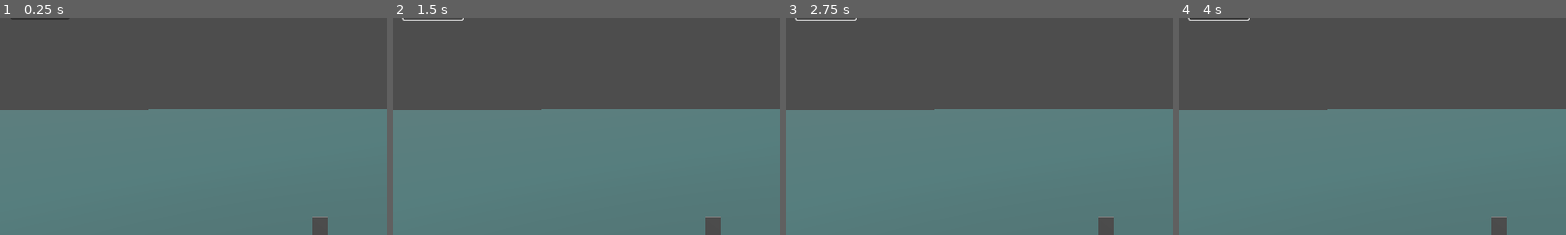
Above: before the commit, frames 1-4 (left to right).
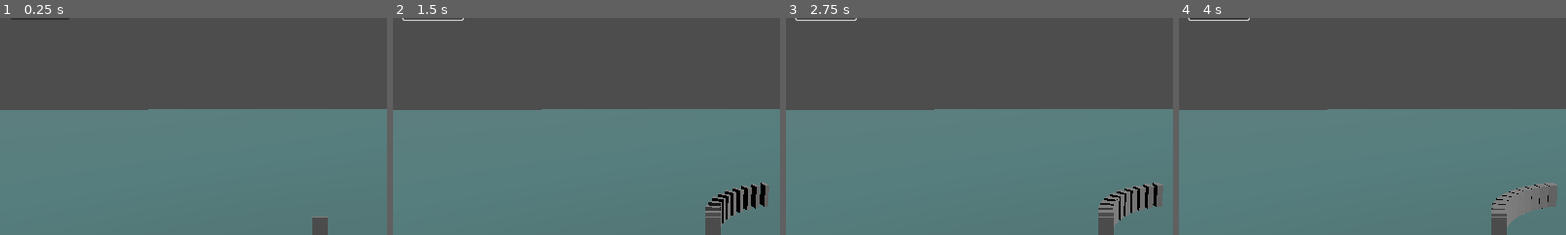
Above: after the commit, the same moments.

Repository: dknife/2025_2_GameEngine
Game: Godot game, scene res://physics_demo.tscn
The game is run twice, just before and just after one commit, with the same random seed, the same clock (stepped at 60 frames per second) and the same inputs.
Inputs (mouse positions are % of the whole screen's width and height, from its top left):
- Up to frame 1 (0.25 s): no input
- Up to frame 2 (1.5 s): click "Generate" at 0.5 s; click "Generate" at 1.25 s
- Up to frame 3 (2.75 s): click "Generate" at 2 s
- Up to frame 4 (4 s): tap Enter at 2.75 s; move the mouse to (72, 45) at 2.77 s; click (72, 45) at 2.92 s; tap Space at 3.5 s; move the mouse to (30, 55) at 3.52 s; click (30, 55) at 3.67 s
The pictures show only the part of the screen within x 9-59%, y 6-56%; the shares and areas given below are measured in that part.

The runs differ from the first frame. In frame 2, 1.6% of the frame differs, in the area x 80-97%, y 75-97%; in frame 3, 1.6%, in the area x 80-98%, y 75-97%; in frame 4, 1.5%.
Error before the commit: Cannot call method 'connect' on a null value. (res://main.gd:12)

Commit message:
Add files via upload

Diff:
--- /dev/null
+++ b/LectureNotes/dominoes/domino.gd
@@ -0,0 +1,29 @@
+extends RigidBody3D
+
+@onready var particles: GPUParticles3D = $GPUParticles3D
+
+var has_fallen := false
+
+func _ready():
+	await get_tree().physics_frame
+
+func _physics_process(_delta):
+	if has_fallen:
+		return
+
+	if global_position.y < 0.6:
+		has_fallen = true
+		emit_particles()
+
+func emit_particles():
+	if particles == null:
+		return
+
+	particles.restart() # OneShot
+	particles.emitting = true
+
+	get_tree().create_timer(1.5).timeout.connect(_on_particles_timeout)
+
+func _on_particles_timeout():
+	if is_inside_tree() and particles:
+		particles.emitting = false
--- a/LectureNotes/dominoes/domino.tscn
+++ b/LectureNotes/dominoes/domino.tscn
@@ -1,4 +1,6 @@
-[gd_scene load_steps=3 format=3 uid="uid://cx4b528cc1j3q"]
+[gd_scene load_steps=7 format=3 uid="uid://cx4b528cc1j3q"]
+
+[ext_resource type="Script" uid="uid://ntmytw1avi5k" path="res://domino.gd" id="1_o246h"]
 
 [sub_resource type="BoxMesh" id="BoxMesh_ok1c0"]
 size = Vector3(0.2, 2, 1)
@@ -6,11 +8,37 @@
 [sub_resource type="BoxShape3D" id="BoxShape3D_o246h"]
 size = Vector3(0.2, 2, 1)
 
+[sub_resource type="ParticleProcessMaterial" id="ParticleProcessMaterial_ok1c0"]
+velocity_pivot = Vector3(0, 10, 0)
+direction = Vector3(-100, 100, 0)
+initial_velocity_min = 5.0
+initial_velocity_max = 34.0
+linear_accel_min = 9.999997
+linear_accel_max = 19.999998
+scale_min = 0.099999994
+scale_max = 0.29999998
+
+[sub_resource type="SphereMesh" id="SphereMesh_o246h"]
+
+[sub_resource type="GDScript" id="GDScript_b7val"]
+script/source = "extends GPUParticles3D
+"
+
 [node name="domino" type="RigidBody3D"]
 transform = Transform3D(1, 0, 0, 0, 1, 0, 0, 0, 1, 0, 1, 0)
+gravity_scale = 10.0
+script = ExtResource("1_o246h")
 
 [node name="MeshInstance3D" type="MeshInstance3D" parent="."]
 mesh = SubResource("BoxMesh_ok1c0")
 
 [node name="CollisionShape3D" type="CollisionShape3D" parent="."]
 shape = SubResource("BoxShape3D_o246h")
+
+[node name="GPUParticles3D" type="GPUParticles3D" parent="."]
+emitting = false
+amount = 100
+one_shot = true
+process_material = SubResource("ParticleProcessMaterial_ok1c0")
+draw_pass_1 = SubResource("SphereMesh_o246h")
+script = SubResource("GDScript_b7val")
--- a/LectureNotes/dominoes/physics_demo.tscn
+++ b/LectureNotes/dominoes/physics_demo.tscn
@@ -16,6 +16,8 @@
 
 [node name="PhysicsDemo" type="Node3D"]
 script = ExtResource("1_0pas4")
+radius_speed = 4.0
+height_speed = 1.0
 
 [node name="StaticBody3D" type="StaticBody3D" parent="."]
 transform = Transform3D(1, 0, 0, 0, 1, 0, 0, 0, 1, 0, -0.5, 0)
@@ -33,17 +35,17 @@
 [node name="DirectionalLight3D" type="DirectionalLight3D" parent="."]
 transform = Transform3D(0.9663358, 0.090288006, -0.24092208, 0.11453451, 0.68753827, 0.71705866, 0.23038496, -0.7205133, 0.65405166, -8.054394, 7.555559, 10.338146)
 
-[node name="domino" parent="." instance=ExtResource("1_l7oky")]
+[node name="dominoRoot" parent="." instance=ExtResource("1_l7oky")]
 
 [node name="CanvasLayer" type="CanvasLayer" parent="."]
 
-[node name="Control" type="Control" parent="CanvasLayer"]
+[node name="UIContainer" type="Control" parent="CanvasLayer"]
 layout_mode = 3
 anchors_preset = 0
 offset_right = 40.0
 offset_bottom = 40.0
 
-[node name="LineEdit" type="LineEdit" parent="CanvasLayer/Control"]
+[node name="LineEdit" type="LineEdit" parent="CanvasLayer/UIContainer"]
 layout_mode = 0
 offset_left = 3.0
 offset_top = 7.0
@@ -51,7 +53,7 @@
 offset_bottom = 38.0
 text = "10"
 
-[node name="Button" type="Button" parent="CanvasLayer/Control"]
+[node name="Button" type="Button" parent="CanvasLayer/UIContainer"]
 layout_mode = 0
 offset_left = 115.0
 offset_top = 2.0
--- a/LectureNotes/dominoes/project.godot
+++ b/LectureNotes/dominoes/project.godot
@@ -14,3 +14,7 @@
 run/main_scene="res://physics_demo.tscn"
 config/features=PackedStringArray("4.5", "Forward Plus")
 config/icon="res://icon.svg"
+
+[physics]
+
+3d/physics_engine="Jolt Physics"
Not shown, added: LectureNotes/dominoes/domino.gd.uid
